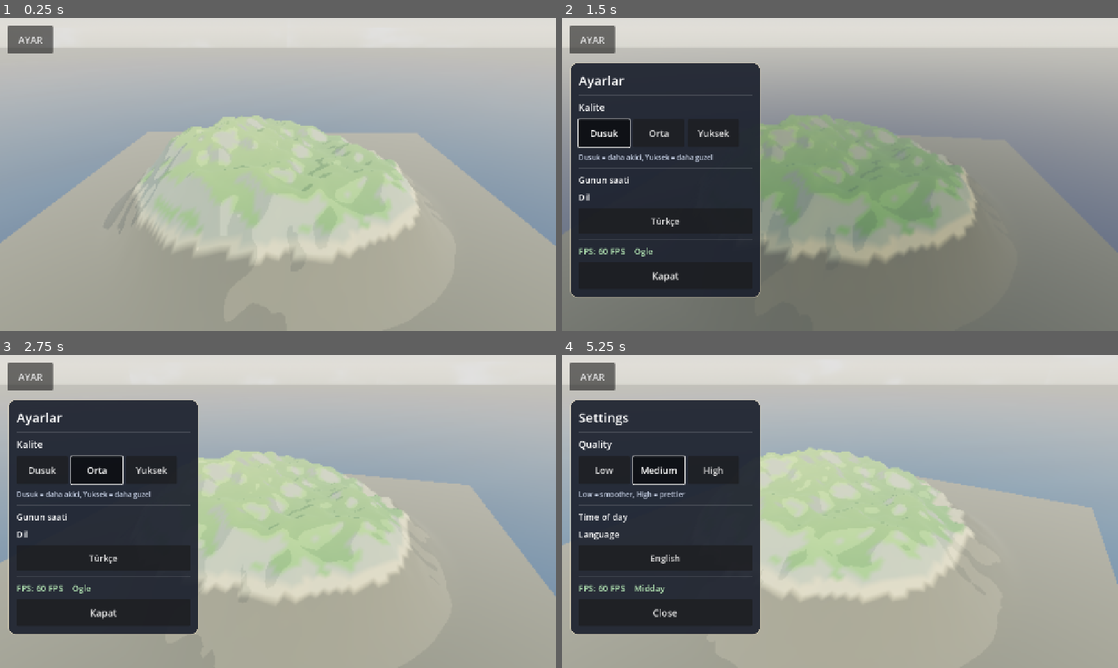
Above: before the commit, frames 1-4 (two rows, left to right).
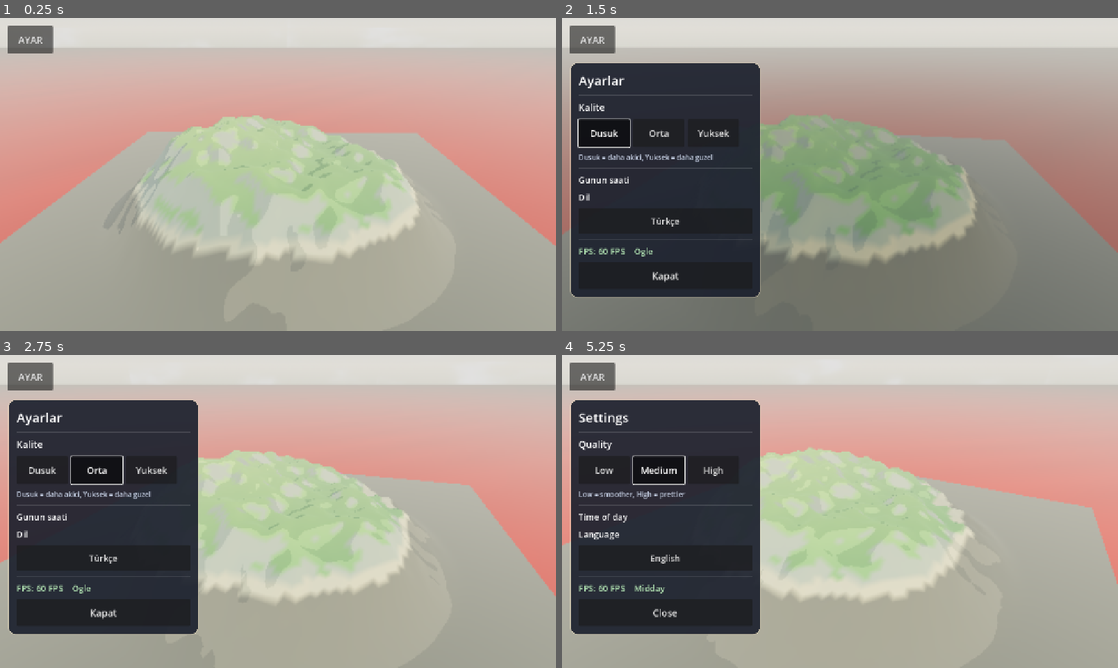
Above: after the commit, the same moments.

Repository: eraslan19j/game
Game: Godot game, scene res://scenes/world/world.tscn
Two runs of this game, one before a commit and one after it. Both use one fixed random seed, a clock stepped at 60 frames per second and the inputs below.
Inputs:
- Up to frame 1 (0.25 s): no input
- Up to frame 2 (1.5 s): click "AYAR" at 0.5 s; click "Dusuk" at 1.25 s
- Up to frame 3 (2.75 s): click "Orta" at 2 s
- Up to frame 4 (5.25 s): click "Yuksek" at 2.75 s; click "Türkçe" at 3.5 s; click "Low" at 4.25 s; click "Medium" at 5 s

The runs differ from the first frame. In frame 1, 29% of the frame differs, in the area x 0-100%, y 14-73%; in frame 2, 9.2%; in frame 3, 18%; in frame 4, 17%.

Commit message:
DEBUG (gecici): su renkleri macenta/kirmizi/yesil - hangi bolge su oldugu kesinlensin
Co-authored-by: arena-agent <297053741+arena-agent@users.noreply.github.com>

Diff:
--- a/shaders/water.gdshader
+++ b/shaders/water.gdshader
@@ -8,11 +8,11 @@
 uniform float height_max = 45.0;
 uniform float wave_speed = 1.0;
 uniform float wave_strength = 1.0;
-uniform vec4 shallow_color : source_color = vec4(0.24, 0.72, 0.72, 1.0);
-uniform vec4 deep_color : source_color = vec4(0.05, 0.30, 0.47, 1.0);
-uniform vec4 foam_color : source_color = vec4(0.95, 0.99, 0.99, 1.0);
-uniform float alpha_shallow = 0.62;
-uniform float alpha_deep = 0.96;
+uniform vec4 shallow_color : source_color = vec4(1.0, 0.0, 1.0, 1.0);
+uniform vec4 deep_color : source_color = vec4(1.0, 0.0, 0.0, 1.0);
+uniform vec4 foam_color : source_color = vec4(0.0, 1.0, 0.0, 1.0);
+uniform float alpha_shallow = 1.0;
+uniform float alpha_deep = 1.0;
 
 varying vec3 world_pos;
 
Binary file changed: ci_screenshot_preview.png
